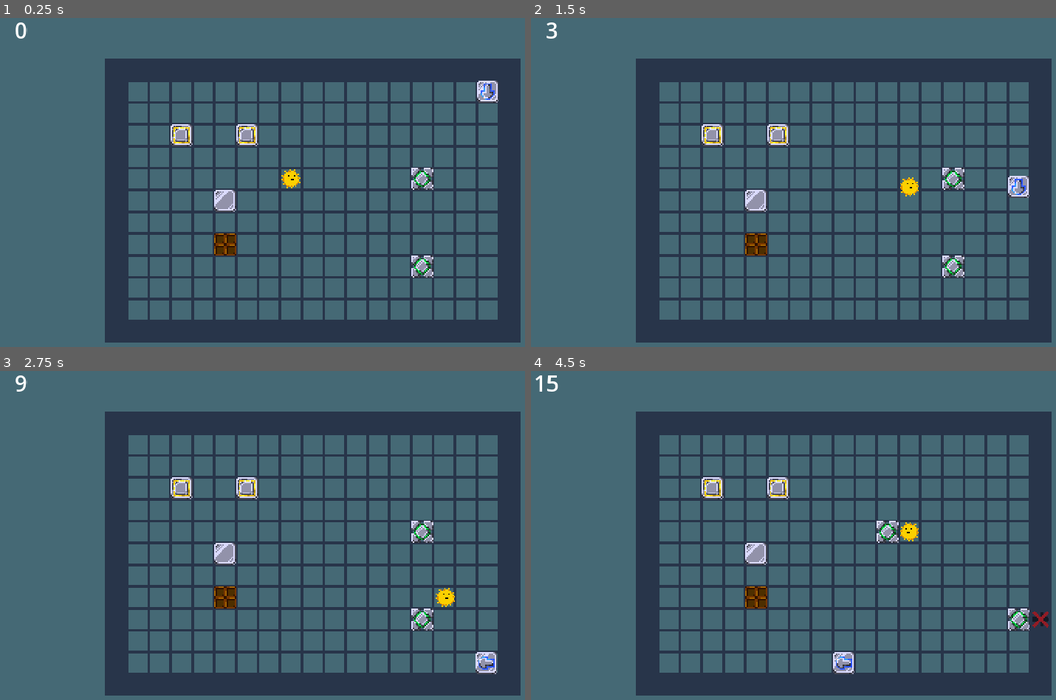
Above: before the commit, frames 1-4 (two rows, left to right).
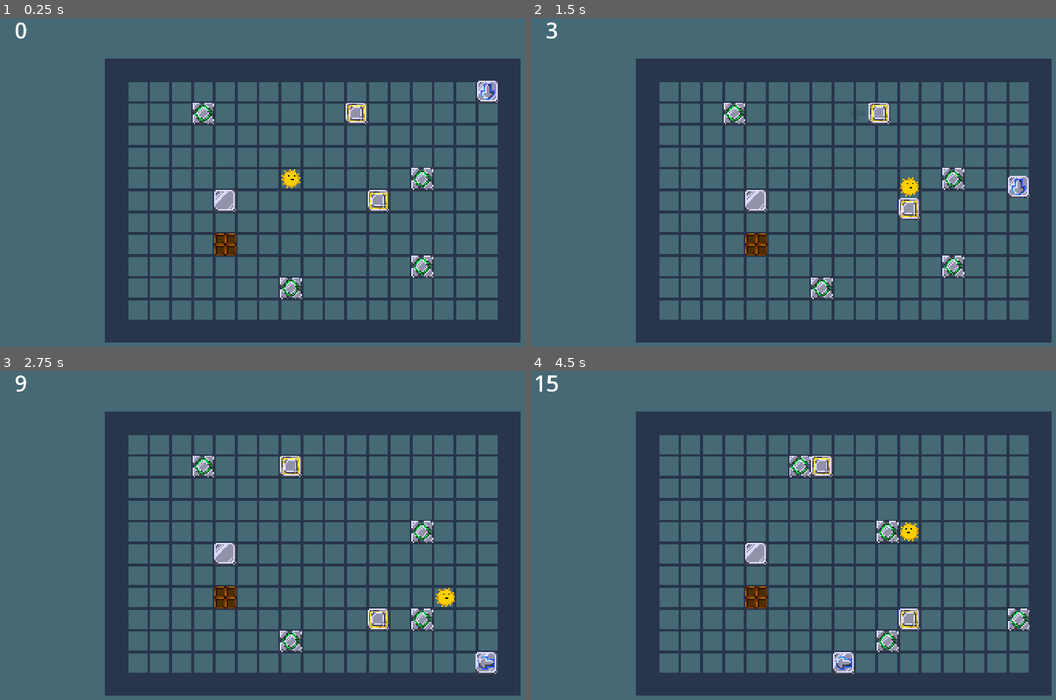
Above: after the commit, the same moments.

Repository: UnstableStrafe/LinkCube
Game: Godot game, scene res://test/test2.tscn
The game is run twice, just before and just after one commit, with the same random seed, the same clock (stepped at 60 frames per second) and the same inputs. This scene is started directly instead of the project's main scene.
Inputs:
- Up to frame 1 (0.25 s): no input
- Up to frame 2 (1.5 s): tap Enter at 0.5 s; hold D (move_right) 0.53-1.28 s; hold Space (next_level) 0.53-1.28 s; hold S (move_down) from 1.28 s (still down); tap Z (undo) at 1.35 s
- Up to frame 3 (2.75 s): release S (move_down) at 2.03 s; hold D (move_right) from 2.03 s (still down); hold Space (next_level) from 2.03 s (still down)
- Up to frame 4 (4.5 s): release D (move_right) at 2.78 s; release Space (next_level) at 2.78 s; hold W (move_up) 2.78-3.53 s; tap Z (undo) at 2.85, 4.35 s; hold Space (next_level) 3.53-4.28 s; hold A (move_left) from 3.53 s (still down)

The runs differ from the first frame. In frame 1, 1.6% of the frame differs, in the area x 32-75%, y 25-86%; in frame 2, 1.6%; in frame 3, 1.6%; in frame 4, 1.7%, in the area x 32-99%, y 25-86%.

Commit message:
Add previews to all linked cubes and inherit from a base linkedcubes scene

Diff:
--- a/cubes/inverted_linked/inverted_linked_cube.gd
+++ b/cubes/basic/rotated_linked_cube.gd
@@ -1,32 +1,44 @@
-class_name InvertedLinkedCube
+class_name RotatedLinkedCube
 extends Cube
 
-signal player_entered_side(direction)
+signal player_entered_side(rot_offset)
 signal player_exited_side
+
+@export_range(0, 270, 90, "degrees") var rotate_angle := 90
+@export var link_group := ""
 
 func _ready() -> void:
 	super()
+	add_to_group(link_group)
 
 	# When the player touches a side sensor, make the other cubes preview that direction
 	for linked_cube in get_linked():
-		player_entered_side.connect(linked_cube.preview_direction)
+		player_entered_side.connect(linked_cube.preview_push)
 		player_exited_side.connect(linked_cube.clear_preview)
 
 # Overrides _push to propagate to make all the cubes move
 func _push(direction: Vector2i):
-	if not can_all_move(-direction): return
+	var rotated_direction := rotate_dir(direction)
+
+	if !can_all_move(rotated_direction): return
 	if would_links_overlap(direction): return
 	if is_moving: return
 
 	for cube in get_linked():
-		cube.base_push(-direction)
+		cube.base_push(rotated_direction)
 
 	super(direction)
+
+func rotate_dir(direction: Vector2i) -> Vector2i:
+	return Vector2i(
+		Vector2(direction).rotated(deg_to_rad(rotate_angle))
+	)
 
 ## Perform _push as defined in the linked cube
 ## So to not trigger recursive calls
 func base_push(direction: Vector2i):
 	super._push(direction)
+
 
 func can_all_move(direction: Vector2i) -> bool:
 	return get_linked().all(
@@ -42,8 +54,7 @@
 	# Gradually add each new position to the array
 	# If the position already exists then there would be a overlap
 	for cube in get_linked():
-		# The - is important here +(-direction)
-		var new_pos: Vector2 = cube.global_position - pos_offset
+		var new_pos: Vector2 = cube.global_position + Vector2(rotate_dir(pos_offset))
 		if new_pos in tiles:
 			return true
 		tiles.append(new_pos)
@@ -51,29 +62,44 @@
 	return false
 
 func get_linked() -> Array[Node]:
-	var linked = get_tree().get_nodes_in_group("inverted_linked")
+	var linked = get_tree().get_nodes_in_group(link_group)
 	# Don't include this cube, since it will move differently
 	linked.erase(self)
 	return linked
 
 # Direction preview sprite
 
+# The logic here goes:
+# When the player enters one of the Area2Ds, it emits a signal with a Vector2i
+#  that can be used to work out which direction the player came from
+#
+# This signal is then propagated to all linked cubes' preview_push, which
+#  calculates the direction the cube will move based on where the targeted cube
+#  was pushed
+# We then preview whatever direction this cube will have to move in
+
 func _on_sensor_area_entered(_area: Area2D, direction: Vector2i) -> void:
+	# propagates to preview_push
 	player_entered_side.emit(direction)
 func _on_sensor_area_exited(_area: Area2D) -> void:
 	player_exited_side.emit()
 
+func preview_push(from_dir: Vector2i) -> void:
+	preview_direction(rotate_dir(from_dir))
+
 ## Set the position/visibility and then play pulse animation
 func preview_direction(direction: Vector2i) -> void:
-	$DirPreview.position = direction * Global.tile_size
-	$DirPreview.rotation = Vector2(direction).angle() - PI / 2
+	%DirPreview.position = direction * Global.tile_size
+	%DirPreview.rotation = Vector2(direction).angle() - PI / 2
 
 	update_preview_sprite(direction)
 
 	%DirPreviewPlayer.play("pulse")
 
+# This is run either when the cube moves, to update the sprite based on if it
+#  could move
 func update_preview_sprite(direction: Vector2i) -> void:
-	$DirPreview.frame = 0 if can_move(direction) and not would_links_overlap(direction) else 1
+	%DirPreview.frame = 0 if can_move(direction) and not would_links_overlap(direction) else 1
 
 func clear_preview() -> void:
 	%DirPreviewPlayer.play("RESET")
--- a/cubes/inverted_linked/inverted_linked_cube.tscn
+++ b/cubes/inverted_linked/inverted_linked_cube.tscn
@@ -1,142 +1,11 @@
-[gd_scene load_steps=9 format=3 uid="uid://gli3dj1km8jm"]
+[gd_scene load_steps=3 format=3 uid="uid://gli3dj1km8jm"]
 
-[ext_resource type="Script" path="res://cubes/inverted_linked/inverted_linked_cube.gd" id="1_2urkt"]
-[ext_resource type="PackedScene" uid="uid://bki152wctd7mg" path="res://cubes/cube.tscn" id="1_5yqos"]
+[ext_resource type="PackedScene" uid="uid://bvpwew7mlj4hu" path="res://cubes/linked/linked_cube.tscn" id="1_velwo"]
 [ext_resource type="Texture2D" uid="uid://kmdwo2vdth4" path="res://cubes/inverted_linked/inverted_linked_cube.png" id="2_diaca"]
-[ext_resource type="Texture2D" uid="uid://c0di63rwg8sl0" path="res://cubes/indicator_arrows.png" id="4_yj1l5"]
 
-[sub_resource type="RectangleShape2D" id="RectangleShape2D_spgge"]
-size = Vector2(10, 10)
-
-[sub_resource type="Animation" id="Animation_e1oum"]
-length = 0.001
-tracks/0/type = "value"
-tracks/0/imported = false
-tracks/0/enabled = true
-tracks/0/path = NodePath(".:modulate")
-tracks/0/interp = 1
-tracks/0/loop_wrap = true
-tracks/0/keys = {
-"times": PackedFloat32Array(0),
-"transitions": PackedFloat32Array(1),
-"update": 0,
-"values": [Color(1, 1, 1, 0)]
-}
-tracks/1/type = "value"
-tracks/1/imported = false
-tracks/1/enabled = true
-tracks/1/path = NodePath(".:visible")
-tracks/1/interp = 1
-tracks/1/loop_wrap = true
-tracks/1/keys = {
-"times": PackedFloat32Array(0),
-"transitions": PackedFloat32Array(1),
-"update": 1,
-"values": [false]
-}
-
-[sub_resource type="Animation" id="Animation_1dxtg"]
-resource_name = "pulse"
-length = 1.5
-loop_mode = 1
-tracks/0/type = "value"
-tracks/0/imported = false
-tracks/0/enabled = true
-tracks/0/path = NodePath(".:modulate:a")
-tracks/0/interp = 1
-tracks/0/loop_wrap = true
-tracks/0/keys = {
-"times": PackedFloat32Array(0.5, 1.5),
-"transitions": PackedFloat32Array(1, 1),
-"update": 2,
-"values": [0.549, 0.392]
-}
-tracks/1/type = "value"
-tracks/1/imported = false
-tracks/1/enabled = true
-tracks/1/path = NodePath(".:visible")
-tracks/1/interp = 1
-tracks/1/loop_wrap = true
-tracks/1/keys = {
-"times": PackedFloat32Array(0),
-"transitions": PackedFloat32Array(1),
-"update": 1,
-"values": [true]
-}
-
-[sub_resource type="AnimationLibrary" id="AnimationLibrary_0xa83"]
-_data = {
-"RESET": SubResource("Animation_e1oum"),
-"pulse": SubResource("Animation_1dxtg")
-}
-
-[node name="InvertedLinkedCube" groups=["inverted_linked"] instance=ExtResource("1_5yqos")]
-script = ExtResource("1_2urkt")
+[node name="InvertedLinkedCube" instance=ExtResource("1_velwo")]
+rotate_angle = 180
+link_group = "inverted_linked"
 
 [node name="Sprite2D" parent="." index="1"]
 texture = ExtResource("2_diaca")
-
-[node name="NorthSensor" type="Area2D" parent="." index="4"]
-position = Vector2(0, -16)
-collision_layer = 0
-collision_mask = 2
-input_pickable = false
-monitorable = false
-
-[node name="CollisionShape2D" type="CollisionShape2D" parent="NorthSensor" index="0"]
-shape = SubResource("RectangleShape2D_spgge")
-
-[node name="SouthSensor" type="Area2D" parent="." index="5"]
-position = Vector2(0, 16)
-collision_layer = 0
-collision_mask = 2
-input_pickable = false
-monitorable = false
-
-[node name="CollisionShape2D" type="CollisionShape2D" parent="SouthSensor" index="0"]
-shape = SubResource("RectangleShape2D_spgge")
-
-[node name="EastSensor" type="Area2D" parent="." index="6"]
-position = Vector2(16, 0)
-collision_layer = 0
-collision_mask = 2
-input_pickable = false
-monitorable = false
-
-[node name="CollisionShape2D" type="CollisionShape2D" parent="EastSensor" index="0"]
-shape = SubResource("RectangleShape2D_spgge")
-
-[node name="WestSensor" type="Area2D" parent="." index="7"]
-position = Vector2(-16, 0)
-collision_layer = 0
-collision_mask = 2
-input_pickable = false
-monitorable = false
-
-[node name="CollisionShape2D" type="CollisionShape2D" parent="WestSensor" index="0"]
-shape = SubResource("RectangleShape2D_spgge")
-
-[node name="DirPreview" type="Sprite2D" parent="." index="8"]
-unique_name_in_owner = true
-visible = false
-modulate = Color(1, 1, 1, 0)
-position = Vector2(16, 0)
-texture = ExtResource("4_yj1l5")
-hframes = 2
-
-[node name="DirPreviewPlayer" type="AnimationPlayer" parent="DirPreview" index="0"]
-unique_name_in_owner = true
-libraries = {
-"": SubResource("AnimationLibrary_0xa83")
-}
-next/pulse = &"RESET"
-
-[connection signal="moved" from="." to="." method="update_preview_sprite"]
-[connection signal="area_entered" from="NorthSensor" to="." method="_on_sensor_area_entered" binds= [Vector2i(0, -1)]]
-[connection signal="area_exited" from="NorthSensor" to="." method="_on_sensor_area_exited"]
-[connection signal="area_entered" from="SouthSensor" to="." method="_on_sensor_area_entered" binds= [Vector2i(0, 1)]]
-[connection signal="area_exited" from="SouthSensor" to="." method="_on_sensor_area_exited"]
-[connection signal="area_entered" from="EastSensor" to="." method="_on_sensor_area_entered" binds= [Vector2i(1, 0)]]
-[connection signal="area_exited" from="EastSensor" to="." method="_on_sensor_area_exited"]
-[connection signal="area_entered" from="WestSensor" to="." method="_on_sensor_area_entered" binds= [Vector2i(-1, 0)]]
-[connection signal="area_exited" from="WestSensor" to="." method="_on_sensor_area_exited"]
--- a/cubes/linked/linked_cube.gd
+++ b/cubes/linked/linked_cube.gd
@@ -1,5 +1,16 @@
 class_name LinkedCube
 extends Cube
+
+signal player_entered_side(direction)
+signal player_exited_side
+
+func _ready() -> void:
+	super()
+
+	# When the player touches a side sensor, make the other cubes preview that direction
+	for linked_cube in get_linked():
+		player_entered_side.connect(linked_cube.preview_direction)
+		player_exited_side.connect(linked_cube.clear_preview)
 
 # Overrides _push to propagate to make all the cubes move
 func _push(direction: Vector2i):
@@ -25,3 +36,31 @@
 
 func get_all_linked() -> Array[Node]:
 	return get_tree().get_nodes_in_group("linked")
+
+func get_linked() -> Array[Node]:
+	var cubes := get_all_linked()
+	cubes.erase(self)
+	return cubes
+
+# Direction preview sprite
+
+func _on_sensor_area_entered(_area: Area2D, direction: Vector2i) -> void:
+	player_entered_side.emit(direction)
+func _on_sensor_area_exited(_area: Area2D) -> void:
+	player_exited_side.emit()
+
+## Set the position/visibility and then play pulse animation
+func preview_direction(direction: Vector2i) -> void:
+	print(direction)
+	%DirPreview.position = direction * Global.tile_size
+	%DirPreview.rotation = Vector2(direction).angle() - PI / 2
+
+	update_preview_sprite(direction)
+
+	%DirPreviewPlayer.play("pulse")
+
+func update_preview_sprite(direction: Vector2i) -> void:
+	%DirPreview.frame = 0 if can_move(direction) else 1
+
+func clear_preview() -> void:
+	%DirPreviewPlayer.play("RESET")
--- a/cubes/linked/linked_cube.tscn
+++ b/cubes/linked/linked_cube.tscn
@@ -1,11 +1,149 @@
-[gd_scene load_steps=4 format=3 uid="uid://dcfhj3ud2lsc4"]
+[gd_scene load_steps=9 format=3 uid="uid://bvpwew7mlj4hu"]
 
-[ext_resource type="PackedScene" uid="uid://bki152wctd7mg" path="res://cubes/cube.tscn" id="1_eb1ao"]
-[ext_resource type="Script" path="res://cubes/linked/linked_cube.gd" id="1_xnjix"]
-[ext_resource type="Texture2D" uid="uid://besfonh6lh1dt" path="res://cubes/linked/linked_cube.png" id="2_xax0q"]
+[ext_resource type="PackedScene" uid="uid://bki152wctd7mg" path="res://cubes/cube.tscn" id="1_mmx35"]
+[ext_resource type="Script" path="res://cubes/basic/rotated_linked_cube.gd" id="2_7rjhb"]
+[ext_resource type="Texture2D" uid="uid://cf00audr0hmu0" path="res://cubes/linked/linked_cube.png" id="2_xax0q"]
+[ext_resource type="Texture2D" uid="uid://c0di63rwg8sl0" path="res://cubes/indicator_arrows.png" id="4_6ifiw"]
 
-[node name="LinkedCube" groups=["linked"] instance=ExtResource("1_eb1ao")]
-script = ExtResource("1_xnjix")
+[sub_resource type="RectangleShape2D" id="RectangleShape2D_lnqox"]
+size = Vector2(10, 10)
+
+[sub_resource type="Animation" id="Animation_e1oum"]
+length = 0.001
+tracks/0/type = "value"
+tracks/0/imported = false
+tracks/0/enabled = true
+tracks/0/path = NodePath(".:modulate")
+tracks/0/interp = 1
+tracks/0/loop_wrap = true
+tracks/0/keys = {
+"times": PackedFloat32Array(0),
+"transitions": PackedFloat32Array(1),
+"update": 0,
+"values": [Color(1, 1, 1, 0)]
+}
+tracks/1/type = "value"
+tracks/1/imported = false
+tracks/1/enabled = true
+tracks/1/path = NodePath(".:visible")
+tracks/1/interp = 1
+tracks/1/loop_wrap = true
+tracks/1/keys = {
+"times": PackedFloat32Array(0),
+"transitions": PackedFloat32Array(1),
+"update": 1,
+"values": [false]
+}
+
+[sub_resource type="Animation" id="Animation_1dxtg"]
+resource_name = "pulse"
+length = 1.5
+loop_mode = 1
+tracks/0/type = "value"
+tracks/0/imported = false
+tracks/0/enabled = true
+tracks/0/path = NodePath(".:modulate:a")
+tracks/0/interp = 1
+tracks/0/loop_wrap = true
+tracks/0/keys = {
+"times": PackedFloat32Array(0.5, 1.5),
+"transitions": PackedFloat32Array(1, 1),
+"update": 2,
+"values": [0.549, 0.392]
+}
+tracks/1/type = "value"
+tracks/1/imported = false
+tracks/1/enabled = true
+tracks/1/path = NodePath(".:visible")
+tracks/1/interp = 1
+tracks/1/loop_wrap = true
+tracks/1/keys = {
+"times": PackedFloat32Array(0),
+"transitions": PackedFloat32Array(1),
+"update": 1,
+"values": [true]
+}
+
+[sub_resource type="AnimationLibrary" id="AnimationLibrary_0xa83"]
+_data = {
+"RESET": SubResource("Animation_e1oum"),
+"pulse": SubResource("Animation_1dxtg")
+}
+
+[node name="LinkedCube" instance=ExtResource("1_mmx35")]
+script = ExtResource("2_7rjhb")
+rotate_angle = 0
+link_group = "linked"
+
+[node name="StateTracker" parent="." index="0"]
+tracked_properties = Array[NodePath]([NodePath("..:global_position"), NodePath("../DirPreview:visible"), NodePath("../DirPreview:frame")])
 
 [node name="Sprite2D" parent="." index="1"]
 texture = ExtResource("2_xax0q")
+
+[node name="DirSensors" type="Node2D" parent="." index="4"]
+
+[node name="NorthSensor" type="Area2D" parent="DirSensors" index="0"]
+position = Vector2(0, -16)
+collision_layer = 0
+collision_mask = 2
+input_pickable = false
+monitorable = false
+
+[node name="CollisionShape2D" type="CollisionShape2D" parent="DirSensors/NorthSensor" index="0"]
+shape = SubResource("RectangleShape2D_lnqox")
+
+[node name="SouthSensor" type="Area2D" parent="DirSensors" index="1"]
+position = Vector2(0, 16)
+collision_layer = 0
+collision_mask = 2
+input_pickable = false
+monitorable = false
+
+[node name="CollisionShape2D" type="CollisionShape2D" parent="DirSensors/SouthSensor" index="0"]
+shape = SubResource("RectangleShape2D_lnqox")
+
+[node name="EastSensor" type="Area2D" parent="DirSensors" index="2"]
+position = Vector2(16, 0)
+collision_layer = 0
+collision_mask = 2
+input_pickable = false
+monitorable = false
+
+[node name="CollisionShape2D" type="CollisionShape2D" parent="DirSensors/EastSensor" index="0"]
+shape = SubResource("RectangleShape2D_lnqox")
+
+[node name="WestSensor" type="Area2D" parent="DirSensors" index="3"]
+position = Vector2(-16, 0)
+collision_layer = 0
+collision_mask = 2
+input_pickable = false
+monitorable = false
+
+[node name="CollisionShape2D" type="CollisionShape2D" parent="DirSensors/WestSensor" index="0"]
+shape = SubResource("RectangleShape2D_lnqox")
+
+[node name="DirPreview" type="Sprite2D" parent="." index="5"]
+unique_name_in_owner = true
+visible = false
+modulate = Color(1, 1, 1, 0)
+position = Vector2(16, 0)
+texture = ExtResource("4_6ifiw")
+hframes = 2
+
+[node name="DirPreviewPlayer" type="AnimationPlayer" parent="DirPreview" index="0"]
+unique_name_in_owner = true
+libraries = {
+"": SubResource("AnimationLibrary_0xa83")
+}
+next/pulse = &"RESET"
+
+[connection signal="moved" from="." to="." method="update_preview_sprite"]
+[connection signal="area_entered" from="DirSensors/NorthSensor" to="." method="_on_sensor_area_entered" binds= [Vector2i(0, 1)]]
+[connection signal="area_exited" from="DirSensors/NorthSensor" to="." method="_on_sensor_area_exited"]
+[connection signal="area_entered" from="DirSensors/SouthSensor" to="." method="_on_sensor_area_entered" binds= [Vector2i(0, -1)]]
+[connection signal="area_exited" from="DirSensors/SouthSensor" to="." method="_on_sensor_area_exited"]
+[connection signal="area_entered" from="DirSensors/EastSensor" to="." method="_on_sensor_area_entered" binds= [Vector2i(-1, 0)]]
+[connection signal="area_exited" from="DirSensors/EastSensor" to="." method="_on_sensor_area_exited"]
+[connection signal="area_entered" from="DirSensors/WestSensor" to="." method="_on_sensor_area_entered" binds= [Vector2i(1, 0)]]
+[connection signal="area_exited" from="DirSensors/WestSensor" to="." method="_on_sensor_area_exited"]
--- a/cubes/rotated_linked/rotated_linked_cube.gd
+++ /dev/null
@@ -1,42 +0,0 @@
-class_name RotatedLinkedCube
-extends Cube
-
-# Overrides _push to propagate to make all the cubes move
-func _push(direction: Vector2i):
-	var rotated_direction
-	match Vector2(direction):
-		Vector2.DOWN:
-			rotated_direction = Vector2.LEFT
-		Vector2.UP:
-			rotated_direction = Vector2.RIGHT
-		Vector2.LEFT:
-			rotated_direction = Vector2.UP
-		Vector2.RIGHT:
-			rotated_direction = Vector2.DOWN
-	if !can_all_move(rotated_direction):
-		return
-	if is_moving: return
-
-	for cube in get_linked():
-		cube.base_push(rotated_direction)
-
-	super(direction)
-
-
-## Perform _push as defined in the linked cube
-## So to not trigger recursive calls
-func base_push(direction: Vector2i):
-	super._push(direction)
-
-
-func can_all_move(direction: Vector2i) -> bool:
-	return get_linked().all(
-		func(cube):
-			return cube.can_move(direction)
-	)
-
-func get_linked() -> Array[Node]:
-	var linked = get_tree().get_nodes_in_group("rotated_linked")
-	# Don't include this cube, since it will move differently
-	linked.erase(self)
-	return linked
--- a/cubes/rotated_linked/rotated_linked_cube.tscn
+++ b/cubes/rotated_linked/rotated_linked_cube.tscn
@@ -1,11 +1,11 @@
-[gd_scene load_steps=4 format=3 uid="uid://bvpwew7mlj4hu"]
+[gd_scene load_steps=3 format=3 uid="uid://dcfhj3ud2lsc4"]
 
-[ext_resource type="PackedScene" uid="uid://bki152wctd7mg" path="res://cubes/cube.tscn" id="1_mmx35"]
-[ext_resource type="Script" path="res://cubes/rotated_linked/rotated_linked_cube.gd" id="2_qk7ee"]
-[ext_resource type="Texture2D" uid="uid://cghaxxqqn1fm1" path="res://cubes/rotated_linked/rotated_linked_cube.png" id="3_26b7a"]
+[ext_resource type="PackedScene" uid="uid://bvpwew7mlj4hu" path="res://cubes/linked/linked_cube.tscn" id="1_4ig6d"]
+[ext_resource type="Texture2D" uid="uid://cghaxxqqn1fm1" path="res://cubes/rotated_linked/rotated_linked_cube.png" id="2_4amqm"]
 
-[node name="RotatedLinkedCube" groups=["rotated_linked"] instance=ExtResource("1_mmx35")]
-script = ExtResource("2_qk7ee")
+[node name="RotatedLinkedCube" instance=ExtResource("1_4ig6d")]
+rotate_angle = 90
+link_group = "rotated_linked"
 
 [node name="Sprite2D" parent="." index="1"]
-texture = ExtResource("3_26b7a")
+texture = ExtResource("2_4amqm")
--- a/test/test2.tscn
+++ b/test/test2.tscn
@@ -21,18 +21,24 @@
 [node name="BasicCube" parent="." index="5" instance=ExtResource("3_cxb4g")]
 position = Vector2(168, 136)
 
-[node name="RotatedLinkedCube" parent="." index="6" instance=ExtResource("5_s60n6")]
-position = Vector2(136, 88)
-
-[node name="RotatedLinkedCube2" parent="." index="7" instance=ExtResource("5_s60n6")]
-position = Vector2(184, 88)
-
-[node name="InvertedLinkedCube" parent="." index="8" instance=ExtResource("5_4lxai")]
+[node name="InvertedLinkedCube" parent="." index="6" instance=ExtResource("5_4lxai")]
 position = Vector2(312, 120)
 
-[node name="InvertedLinkedCube2" parent="." index="9" instance=ExtResource("5_4lxai")]
+[node name="InvertedLinkedCube2" parent="." index="7" instance=ExtResource("5_4lxai")]
 position = Vector2(312, 184)
 
-[node name="AutoCube" parent="." index="10" instance=ExtResource("6_iryu2")]
+[node name="AutoCube" parent="." index="8" instance=ExtResource("6_iryu2")]
 position = Vector2(360, 56)
 auto_type = 2
+
+[node name="InvertedLinkedCube3" parent="." index="9" instance=ExtResource("5_4lxai")]
+position = Vector2(152, 72)
+
+[node name="InvertedLinkedCube4" parent="." index="10" instance=ExtResource("5_4lxai")]
+position = Vector2(216, 200)
+
+[node name="RotatedLinkedCube" parent="." index="11" instance=ExtResource("6_6k0ma")]
+position = Vector2(264, 72)
+
+[node name="RotatedLinkedCube2" parent="." index="12" instance=ExtResource("6_6k0ma")]
+position = Vector2(280, 136)
Not shown, changed: cubes/rotated_linked/linked_cube.png.import
Not shown: 1 places in test/test2.tscn that only renumber resources
